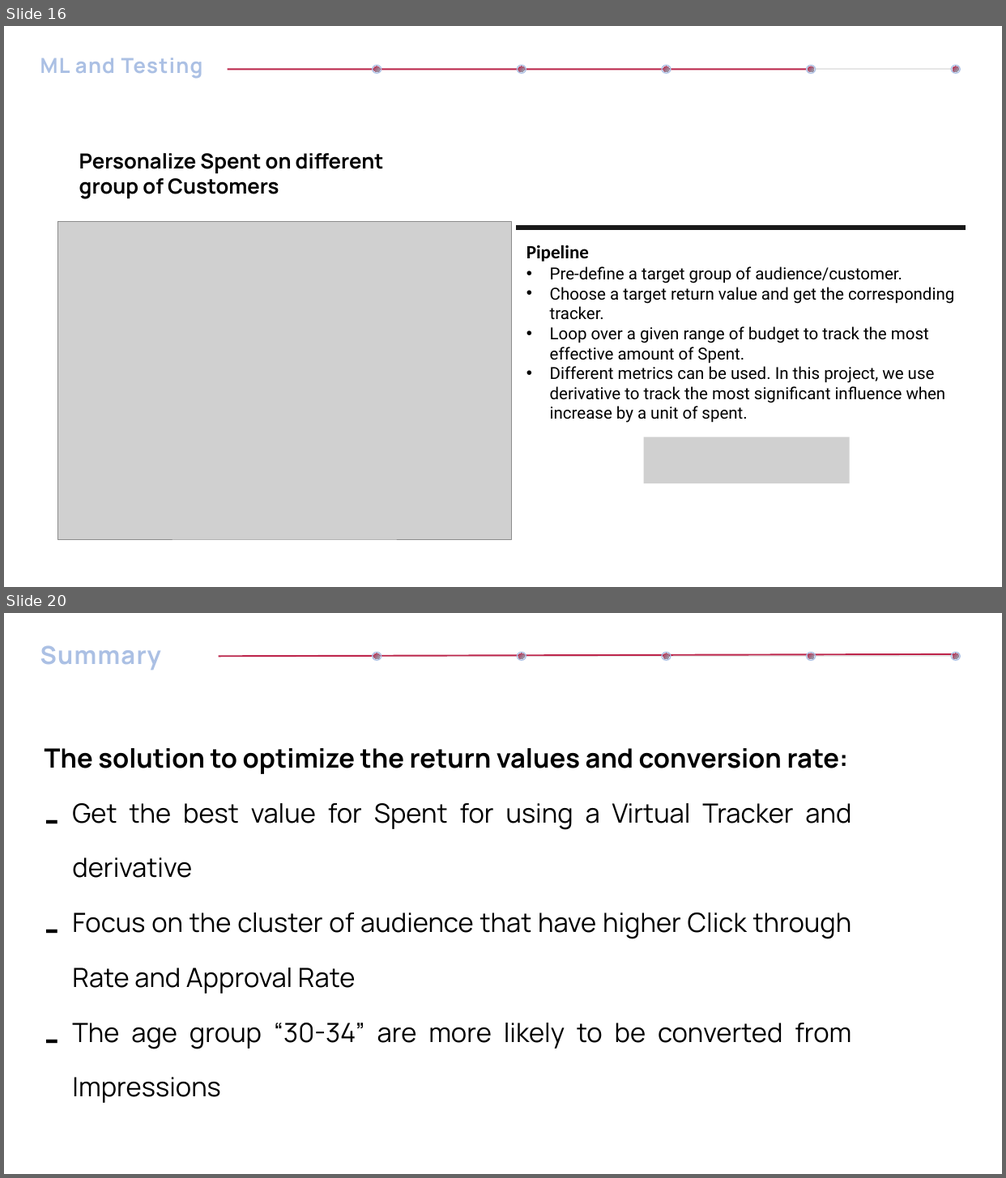
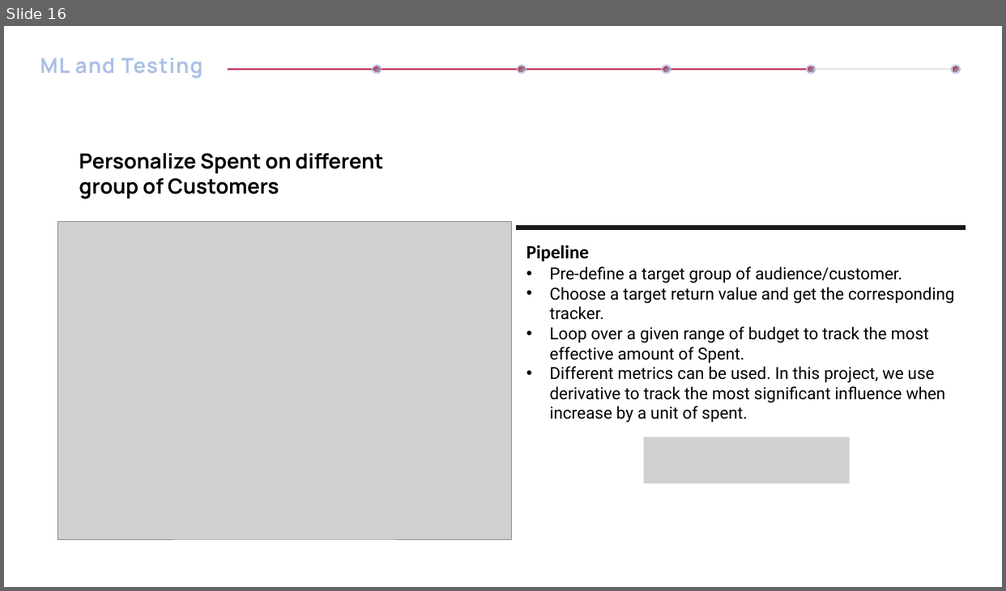
Before and after one commit to nguyenvuthientrang/BusinessAnalysis, a slide deck: Group8-BusinessAnalysis-CapstoneProject-Slides.pptx. Shown one above the other, each under a label of ours: slides 16 and 20 before the commit, slide 16 after it; the slides between them are not shown. The pictures are 1006x1178 and 1006x591 pixels, drawn with LibreOffice and Linux fonts; fonts in the diff are those of the drawing; grey boxes stand for pictures; background and template pictures are left out. Boxes give left, top, right and bottom in pixels: in the first picture for what was removed or moved away, otherwise in the second. Text is boxed around its words. In the diff, an @@ line names an element or a change of style, - is before the commit and + after.

```diff
--- a/Group8-BusinessAnalysis-CapstoneProject-Slides.pptx
+++ b/Group8-BusinessAnalysis-CapstoneProject-Slides.pptx
@@ slide 20 removed at <box>4,613,1002,1174</box>, background #FFFFFF @@
@@ text removed at <box>40,645,161,670</box> @@
-Summary
@@ line removed from (218, 657) to (957, 657) @@
@@ line removed from (218, 657) to (954, 654) @@
@@ ellipse removed at <box>373,652,381,660</box> @@
@@ ellipse removed at <box>374,653,380,658</box> @@
@@ ellipse removed at <box>517,652,526,660</box> @@
@@ ellipse removed at <box>518,653,524,658</box> @@
@@ ellipse removed at <box>662,652,671,660</box> @@
@@ ellipse removed at <box>663,653,670,658</box> @@
@@ ellipse removed at <box>807,652,816,660</box> @@
@@ ellipse removed at <box>808,653,814,658</box> @@
@@ ellipse removed at <box>951,652,960,660</box> @@
@@ ellipse removed at <box>953,653,958,658</box> @@
@@ text removed at <box>44,748,852,1050</box> @@
-The solution to optimize the return values and conversion rate:
-– Get the best value for Spent for using a Virtual Tracker and derivative
-– Focus on the cluster of audience that have higher Click through Rate and Approval Rate
-– The age group “30-34” are more likely to be converted from Impressions
```
Also in this commit, not shown: 4 slides changed.
